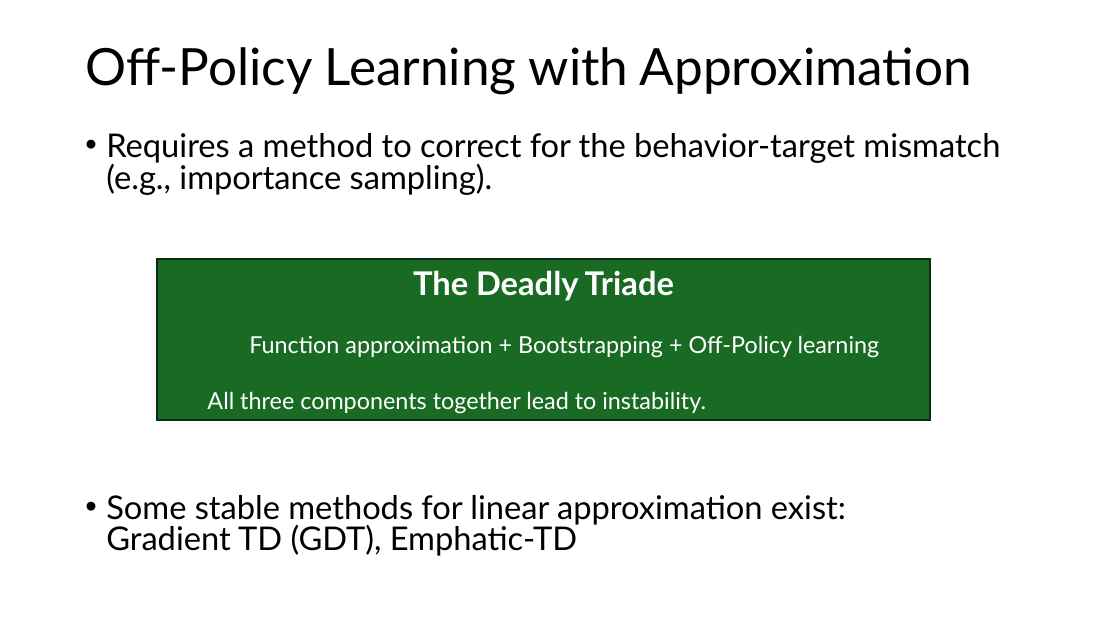
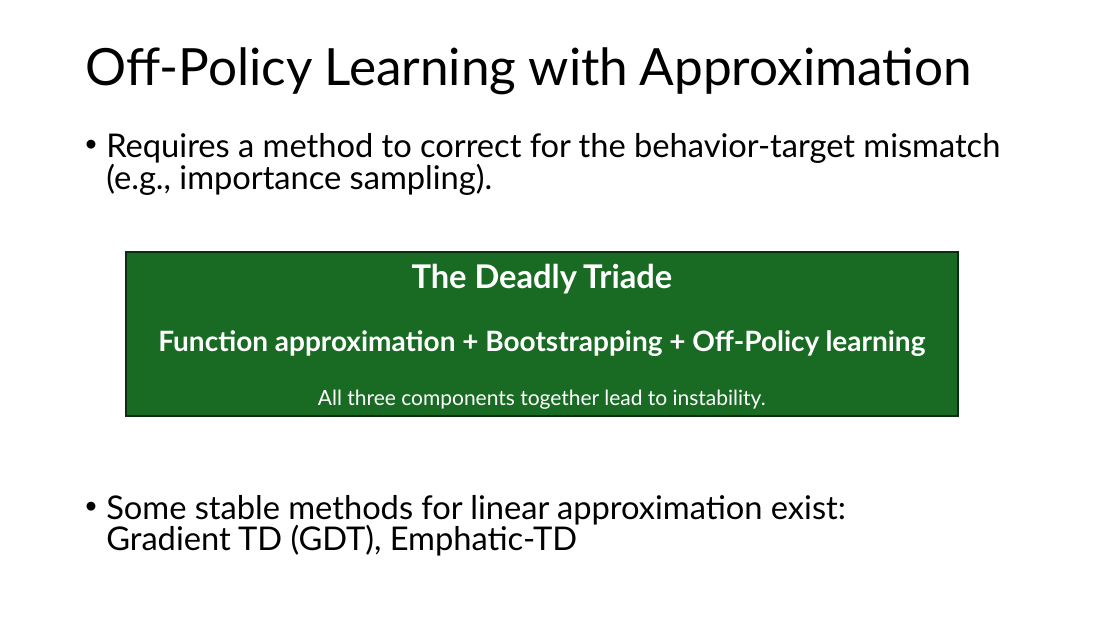
Before and after one commit to mhahsler/Introduction_to_Reinforcement_Learning, a slide deck: slide 41 of slides/Lecture_Chapter09.pptx. Drawn at 1120x630 pixels with LibreOffice and Linux fonts; fonts in the diff are those of the drawing. Boxes give left, top, right and bottom in pixels: in the first picture for what was removed or moved away, otherwise in the second. Text is boxed around its words. In the diff, an @@ line names an element or a change of style, - is before the commit and + after.

```diff
--- a/slides/Lecture_Chapter09.pptx
+++ b/slides/Lecture_Chapter09.pptx
@@ rectangle "The Deadly Triade": place and size @@
-rectangle "The Deadly Triade" at box(157, 259, 930, 420)
+rectangle "The Deadly Triade" at box(126, 252, 958, 416)
@@ text in rectangle at box(158, 330, 926, 409): size 20 to 24 pt, bold on in "Function approximation + Bootstrapping + Off-Policy learning"; size 20 to 18 pt in "All three components together lead to instability."; list level 2 to 1 in "Function approximation + Bootstrapping + ..."; alignment left to centre; list level 2 to 1 in "All three components together lead ..." @@
```
Also in this commit, not shown: 2 other slides changed, 1 other file.
